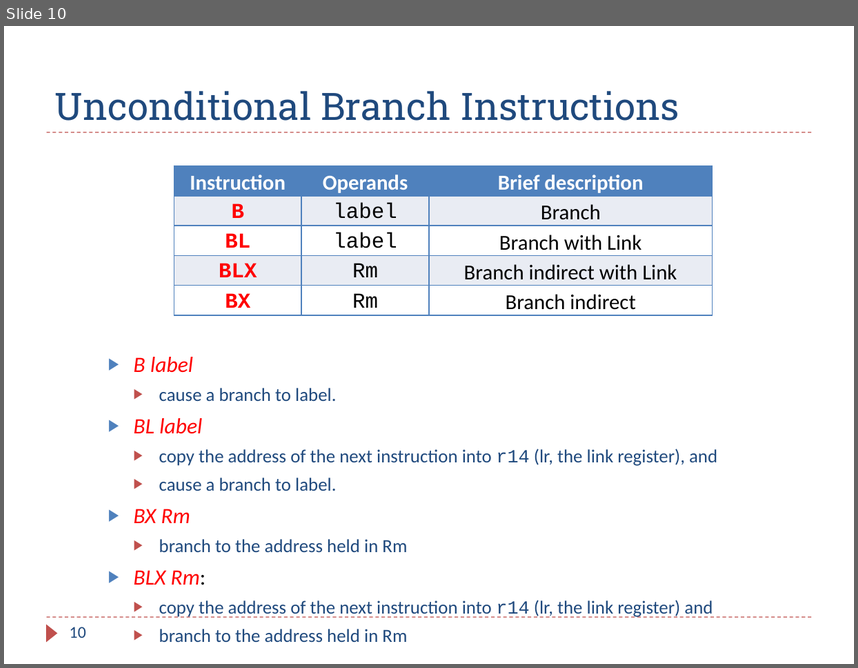
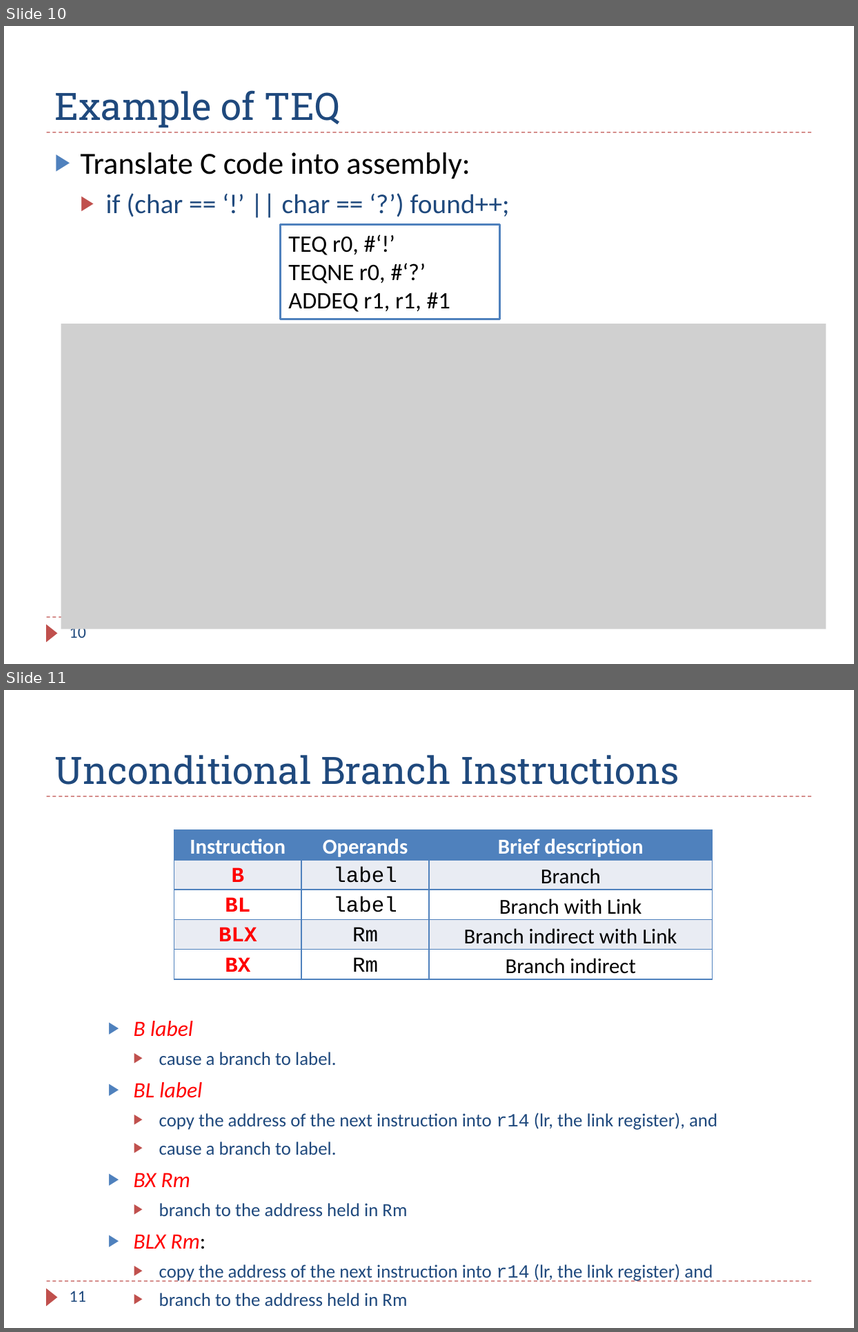
Before and after one commit to guhofstra/CSC111Fa25, a slide deck: PPTs/Ch6_ARM_Flow_Control.pptx. Shown one above the other, each under a label of ours: slide 10 before the commit, slides 10 and 11 after it. The pictures are 858x668 and 858x1332 pixels, drawn with LibreOffice and Linux fonts; fonts in the diff are those of the drawing; grey boxes stand for pictures. Boxes give left, top, right and bottom in pixels: in the first picture for what was removed or moved away, otherwise in the second. Text is boxed around its words. In the diff, an @@ line names an element or a change of style, - is before the commit and + after.

```diff
--- a/PPTs/Ch6_ARM_Flow_Control.pptx
+++ b/PPTs/Ch6_ARM_Flow_Control.pptx
@@ slide 10 added at (x1=4, y1=26, x2=854, y2=664), background #FFFFFF; not listed: 3 template elements that a slide beside it also shows @@
@@ title added at (x1=55, y1=90, x2=340, y2=127), 32 pt, text #1F497D @@
+Example of TEQ
@@ text added at (x1=81, y1=152, x2=510, y2=217), 23 pt, text #1F497D @@
+▶ Translate C code into assembly:
+  ▶ if (char == ‘!’ || char == ‘?’) found++;
@@ rectangle added at (x1=280, y1=224, x2=499, y2=319), fill #FFFFFF, outline #4F81BD 1.5 pt, 20 pt, text #000000 @@
+TEQ r0, #‘!’
+TEQNE r0, #‘?’
+ADDEQ r1, r1, #1
@@ picture added at (x1=61, y1=323, x2=826, y2=628) @@
@@ page number added at (x1=70, y1=624, x2=86, y2=637), 14 pt, text #1F497D @@
+10
@@ what was slide 10 is now slide 11 @@
@@ page number at (x1=70, y1=1290, x2=86, y2=1301): text changed @@
-10
+11
```
Also in this commit, not shown: 5 slides changed, 1 slide removed, 5 other files.
